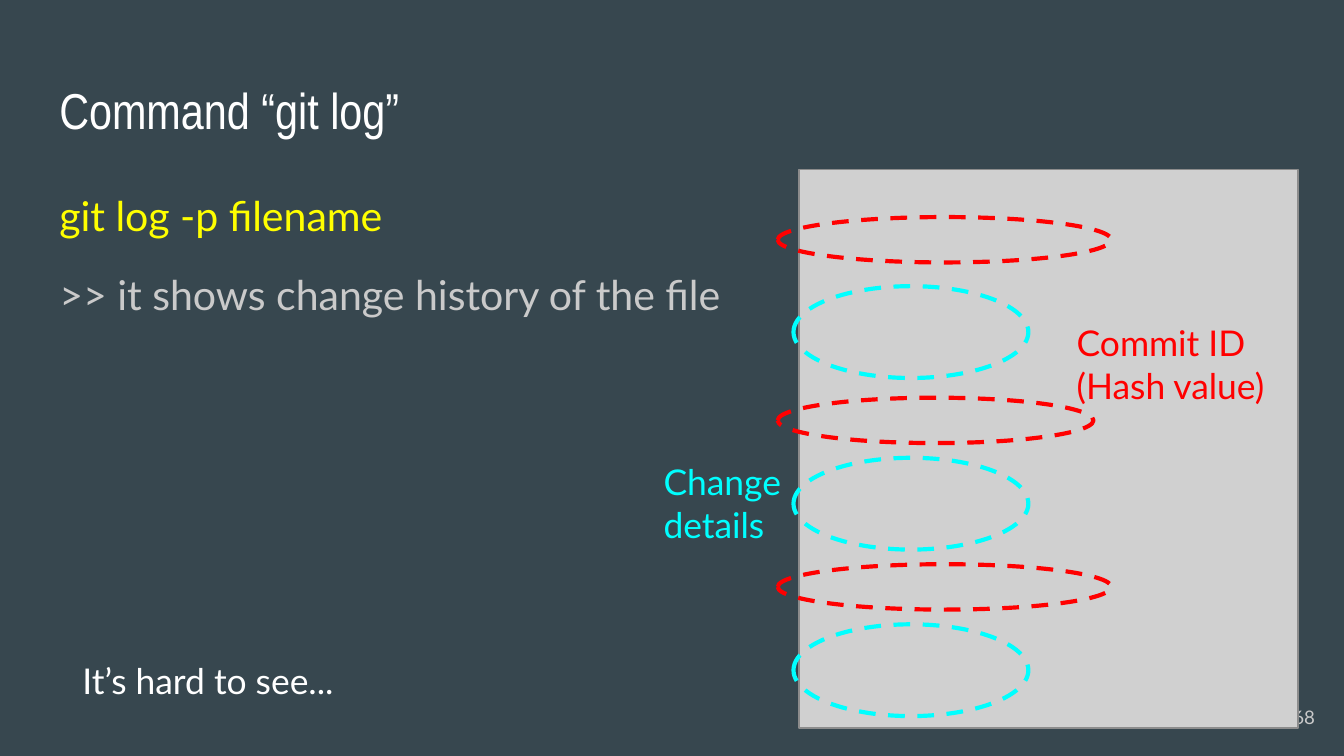
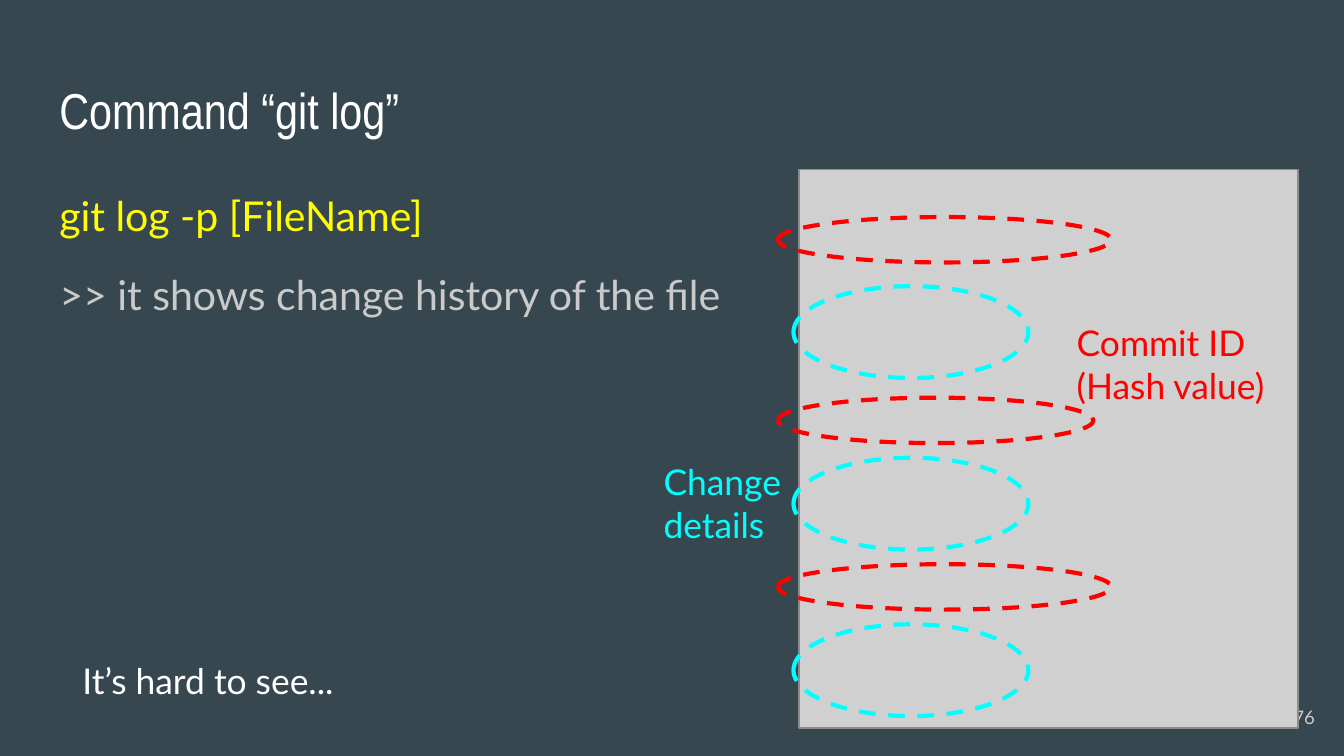
Before and after one commit to acchi17/StudyGit, a slide deck: slide 76 of GitStudySession.pptx (slide 68 before the commit). Drawn at 1344x756 pixels with LibreOffice and Linux fonts; fonts in the diff are those of the drawing; grey boxes stand for pictures. Boxes give left, top, right and bottom in pixels: in the first picture for what was removed or moved away, otherwise in the second. Text is boxed around its words. In the diff, an @@ line names an element or a change of style, - is before the commit and + after.

```diff
--- a/GitStudySession.pptx
+++ b/GitStudySession.pptx
@@ text at <box>59,199,423,239</box>: text changed @@
-git log -p filename
+git log -p [FileName]
@@ page number at <box>1293,708,1315,728</box>: text changed @@
-68
+76
```
Also in this commit, not shown: 11 other slides changed, 17 slides added, 9 slides removed.
